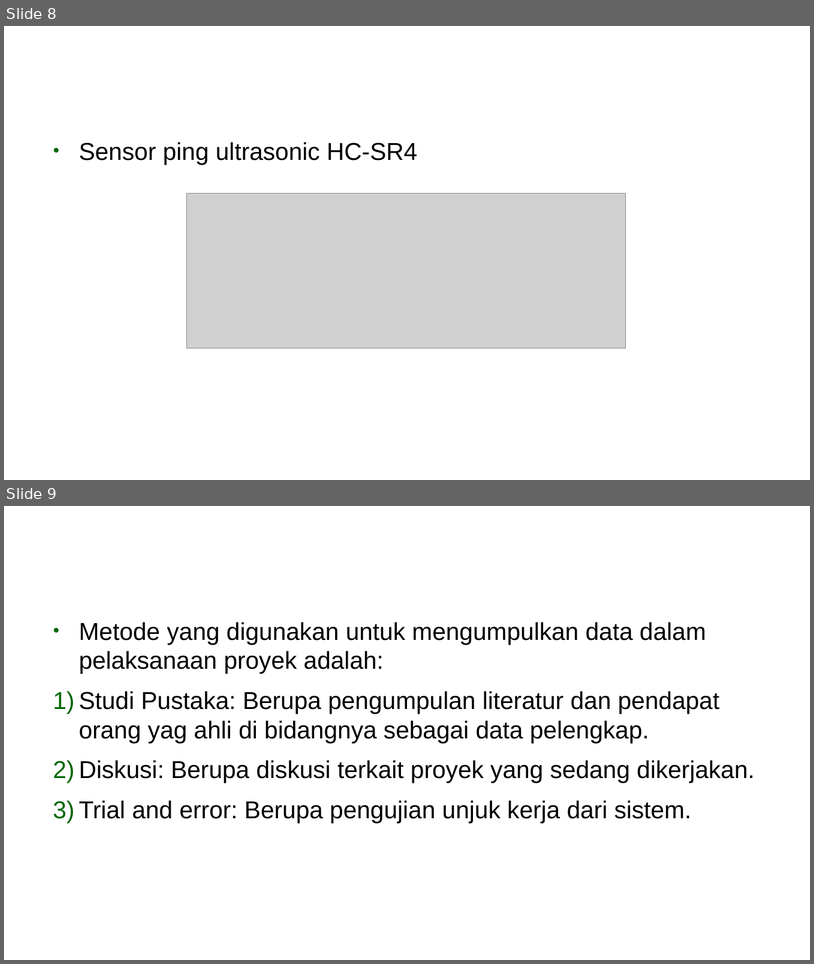
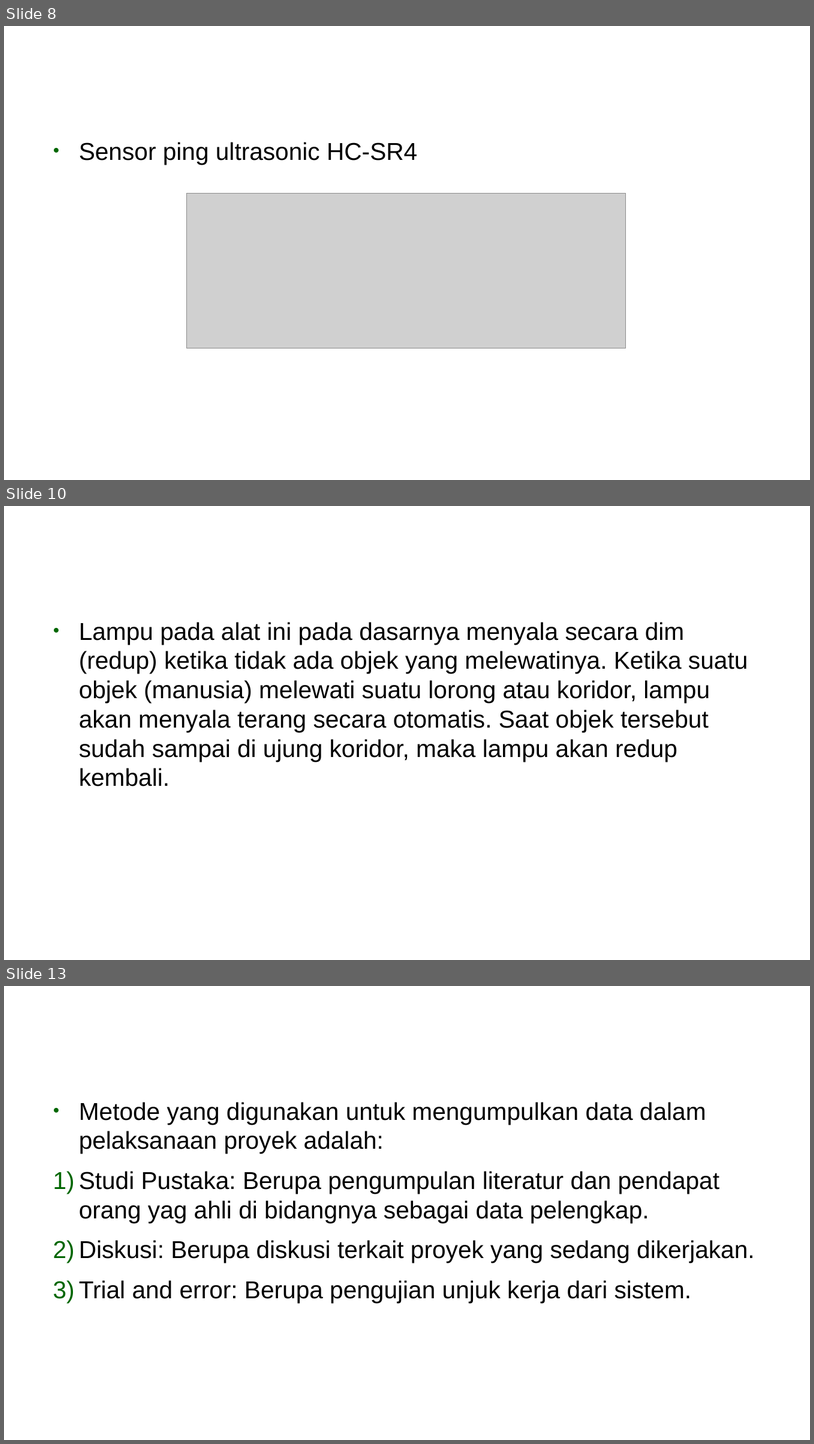
Before and after one commit to budiyona/PROTEK2018, a slide deck: Berkas/ppt-protek.odp. Shown one above the other, each under a label of ours: slides 8 and 9 before the commit, slides 8, 10 and 13 after it; the slides between them are not shown. The pictures are 814x964 and 814x1444 pixels, drawn with LibreOffice and Linux fonts; fonts in the diff are those of the drawing; grey boxes stand for pictures; background and template pictures are left out. Boxes give left, top, right and bottom in pixels: in the first picture for what was removed or moved away, otherwise in the second. Text is boxed around its words. In the diff, an @@ line names an element or a change of style, - is before the commit and + after.

```diff
--- a/Berkas/ppt-protek.odp
+++ b/Berkas/ppt-protek.odp
@@ slide 10 added at (x1=4, y1=506, x2=810, y2=960), background picture (left out) @@
@@ text added at (x1=79, y1=622, x2=748, y2=786), 24 pt, text #000000 @@
+● Lampu pada alat ini pada dasarnya menyala secara dim (redup) ketika tidak ada objek yang melewatinya. Ketika suatu objek (manusia) melewati suatu lorong atau koridor, lampu akan menyala terang secara otomatis. Saat objek tersebut sudah sampai di ujung koridor, maka lampu akan redup kembali.
@@ what was slide 9 is now slide 13 @@
```
Also in this commit, not shown: 1 slide changed, 3 other slides added.
